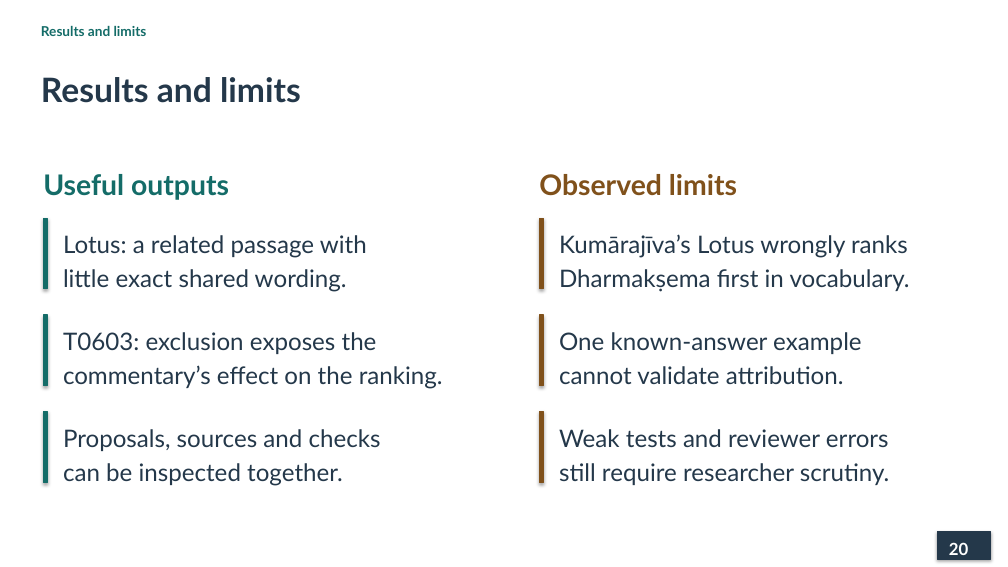
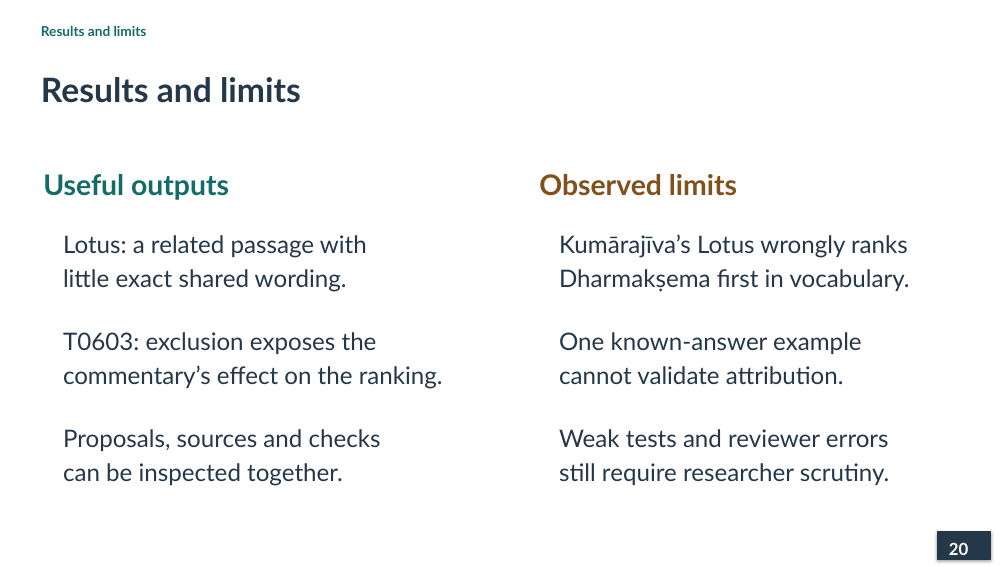
Before and after one commit to lopentu/cohort, a slide deck: slide 20 of docs/presentation/cohort-pnc-2026.pptx. Drawn at 1008x567 pixels with LibreOffice and Linux fonts; fonts in the diff are those of the drawing. Boxes give left, top, right and bottom in pixels: in the first picture for what was removed or moved away, otherwise in the second. Text is boxed around its words. In the diff, an @@ line names an element or a change of style, - is before the commit and + after.

```diff
--- a/docs/presentation/cohort-pnc-2026.pptx
+++ b/docs/presentation/cohort-pnc-2026.pptx
@@ rectangle removed at (43,219,47,290) @@
@@ rectangle removed at (540,219,544,290) @@
@@ rectangle removed at (43,315,47,386) @@
@@ rectangle removed at (540,315,544,386) @@
@@ rectangle removed at (43,412,47,483) @@
@@ rectangle removed at (540,412,544,483) @@
```
Also in this commit, not shown: 18 other slides changed, 2 other files.
